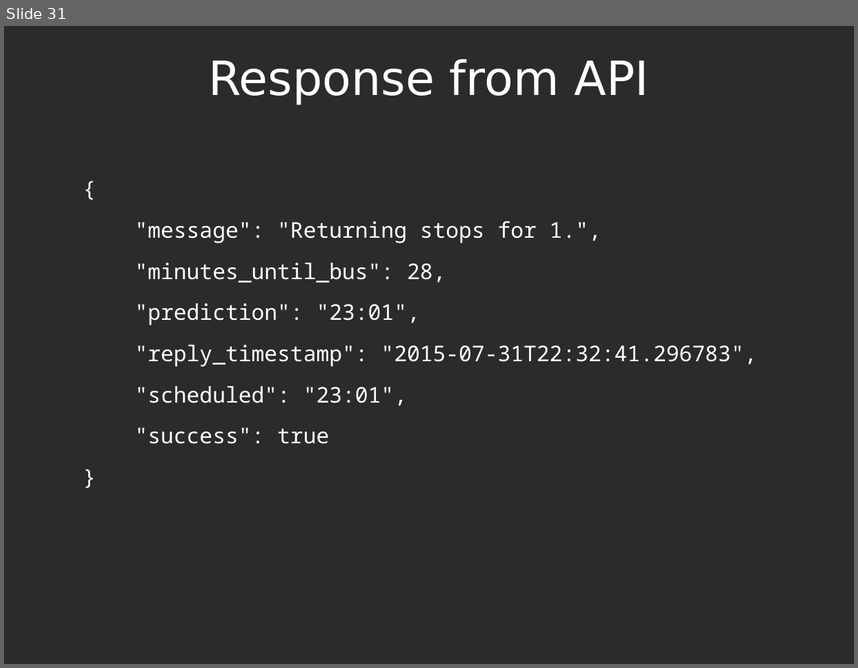
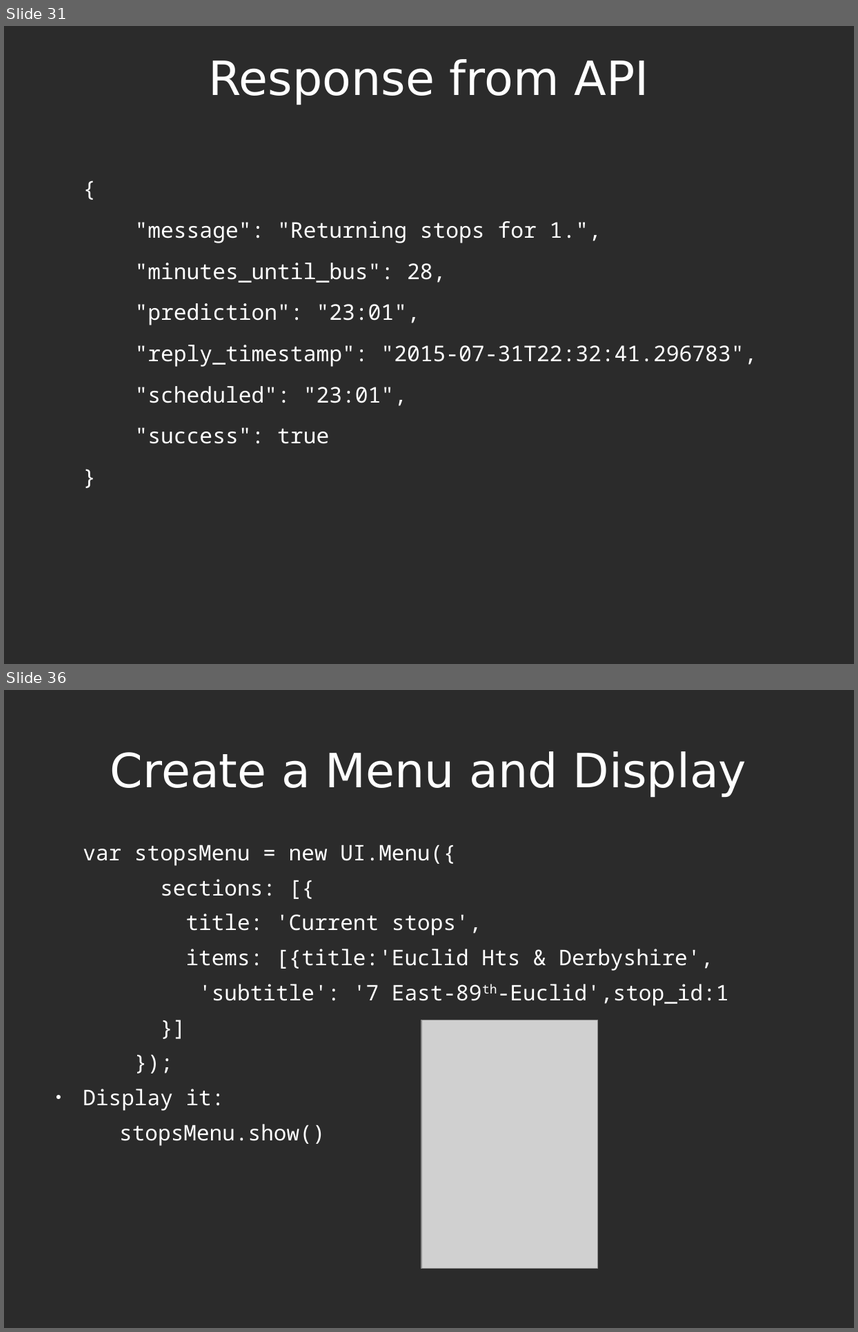
Before and after one commit to bormesh/buspebble, a slide deck: docs/pyohio talk.odp. Shown one above the other, each under a label of ours: slide 31 before the commit, slides 31 and 36 after it; the slides between them are not shown. The pictures are 858x668 and 858x1332 pixels, drawn with LibreOffice and Linux fonts; fonts in the diff are those of the drawing; grey boxes stand for pictures; background and template pictures are left out; a plain dark background stands for a picture behind light text. Boxes give left, top, right and bottom in pixels: in the first picture for what was removed or moved away, otherwise in the second. Text is boxed around its words. In the diff, an @@ line names an element or a change of style, - is before the commit and + after.

```diff
--- a/docs/pyohio talk.odp
+++ b/docs/pyohio talk.odp
@@ slide 36 added at (x1=4, y1=690, x2=854, y2=1328), background picture (left out) @@
@@ title added at (x1=110, y1=751, x2=747, y2=797), 44 pt, text #FFFFFF @@
+Create a Menu and Display
@@ text added at (x1=83, y1=845, x2=729, y2=1146), 20 pt, text #FFFFFF @@
+var stopsMenu = new UI.Menu({
+sections: [{
+title: 'Current stops',
+items: [{title:'Euclid Hts & Derbyshire',
+'subtitle': '7 East-89th-Euclid',stop_id:1
+}]
+});
+● Display it:
+  stopsMenu.show()
@@ picture added at (x1=421, y1=1020, x2=598, y2=1268) @@
```
Also in this commit, not shown: 2 slides changed, 7 other slides added, 5 slides removed.
